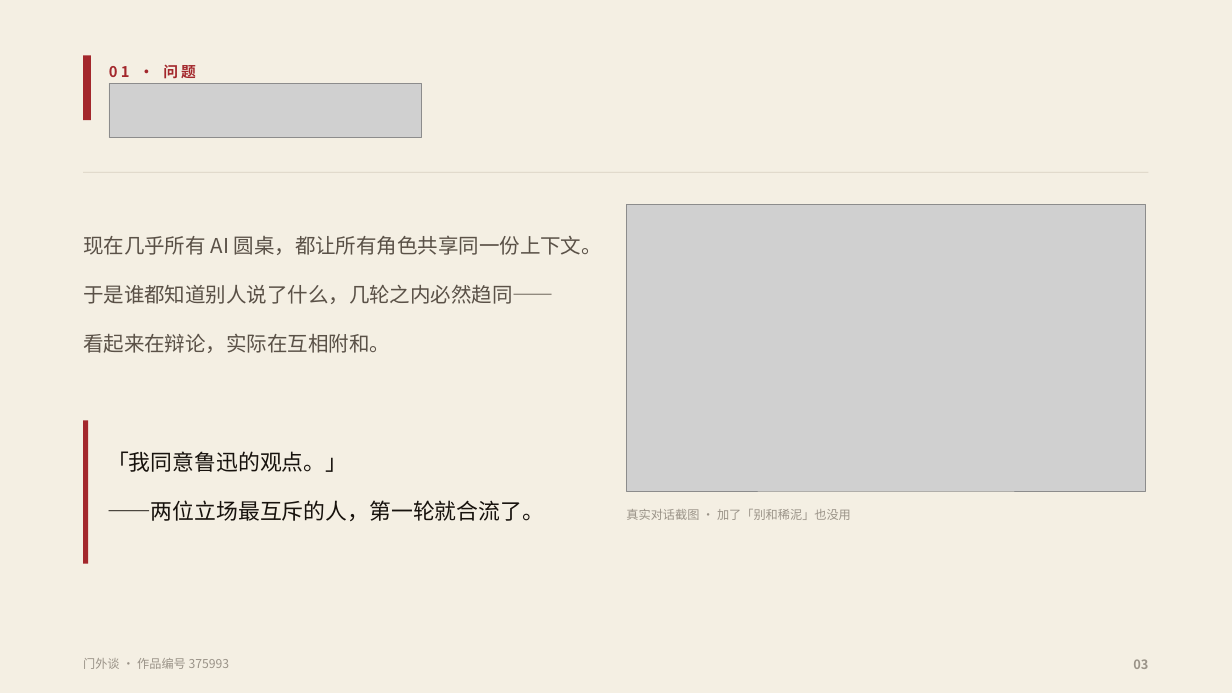
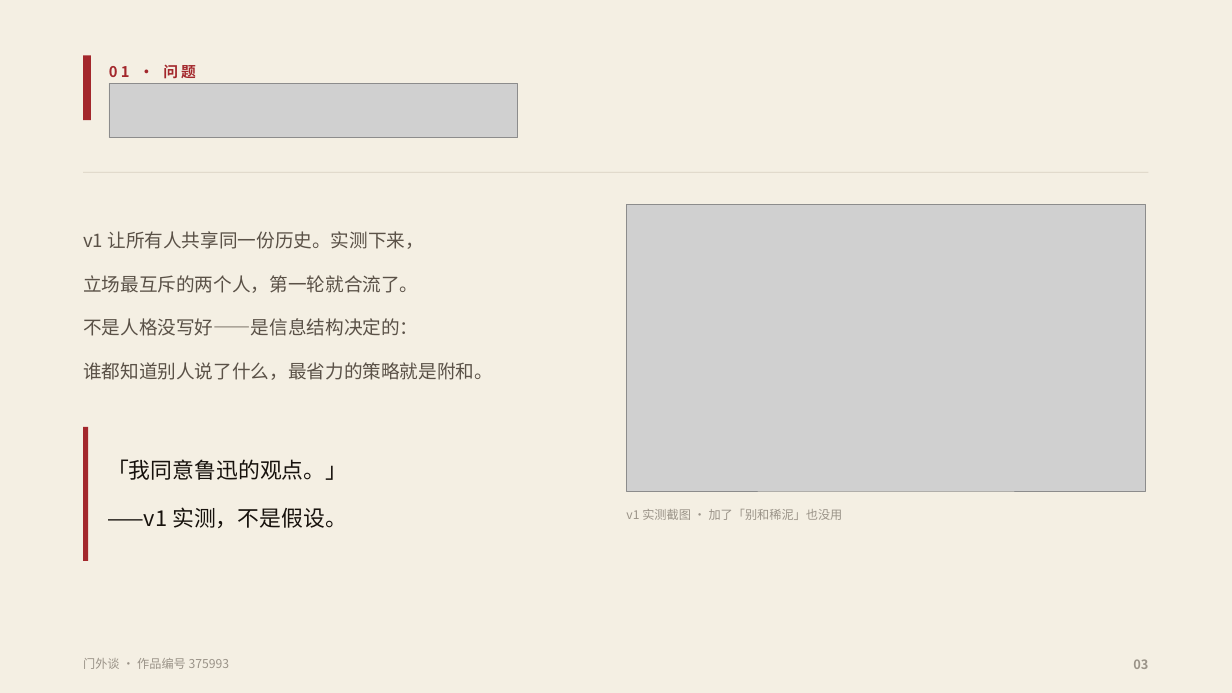
Before and after one commit to fsh114514/menwaitan, a slide deck: slide 3 of competition/答辩PPT.pptx. Drawn at 1232x693 pixels with LibreOffice and Linux fonts; fonts in the diff are those of the drawing; grey boxes stand for pictures. Boxes give left, top, right and bottom in pixels: in the first picture for what was removed or moved away, otherwise in the second. Text is boxed around its words. In the diff, an @@ line names an element or a change of style, - is before the commit and + after.

```diff
--- a/competition/答辩PPT.pptx
+++ b/competition/答辩PPT.pptx
@@ picture: place and size @@
-picture at (109,83,421,138)
+picture at (109,83,518,138)
@@ text at (83,231,493,380): text changed; size 16 to 14.5 pt @@
-现在几乎所有 AI 圆桌，都让所有角色共享同一份上下文。
-于是谁都知道别人说了什么，几轮之内必然趋同——
-看起来在辩论，实际在互相附和。
+v1 让所有人共享同一份历史。实测下来，
+立场最互斥的两个人，第一轮就合流了。
+不是人格没写好——是信息结构决定的：
+谁都知道别人说了什么，最省力的策略就是附和。
@@ rectangle: place and size @@
-rectangle at (83,421,89,564)
+rectangle at (83,427,89,561)
@@ text "「我同意鲁迅的观点。」": place and size @@
-text "「我同意鲁迅的观点。」" at (107,451,544,521)
+text "「我同意鲁迅的观点。」" at (107,459,347,528)
@@ text at (107,507,347,528): text changed @@
-——两位立场最互斥的人，第一轮就合流了。
+——v1 实测，不是假设。
@@ text at (626,509,843,520): text changed @@
-真实对话截图 · 加了「别和稀泥」也没用
+v1 实测截图 · 加了「别和稀泥」也没用
```
Also in this commit, not shown: 1 other slide changed, 8 other files.
